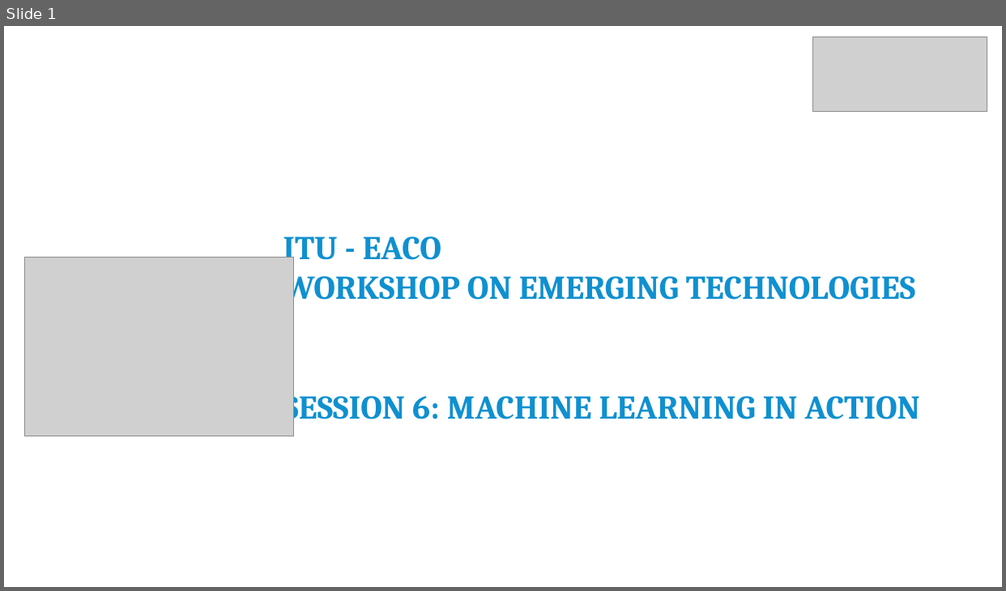
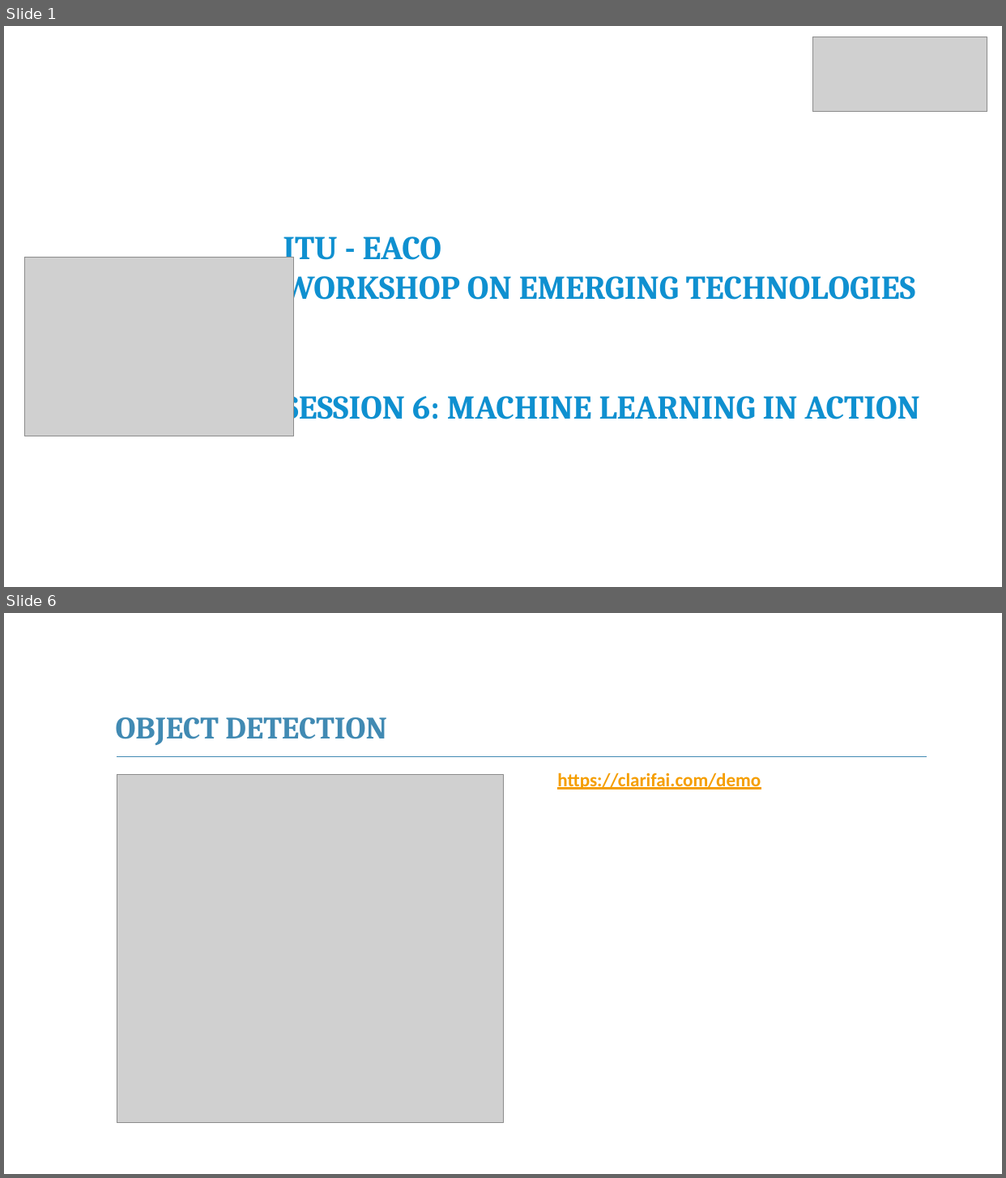
Before and after one commit to franckalbinet/itu-eaco-zanzibar-12-2018, a slide deck: presentations/session-10-machine-learning-in-action.pptx. Shown one above the other, each under a label of ours: slide 1 before the commit, slides 1 and 6 after it; the slides between them are not shown. The pictures are 1006x591 and 1006x1178 pixels, drawn with LibreOffice and Linux fonts; fonts in the diff are those of the drawing; grey boxes stand for pictures; background and template pictures are left out. Boxes give left, top, right and bottom in pixels: in the first picture for what was removed or moved away, otherwise in the second. Text is boxed around its words. In the diff, an @@ line names an element or a change of style, - is before the commit and + after.

```diff
--- a/presentations/session-10-machine-learning-in-action.pptx
+++ b/presentations/session-10-machine-learning-in-action.pptx
@@ slide 6 added at <box>4,613,1002,1174</box>, background #FFFFFF @@
@@ text added at <box>116,717,387,746</box>, 30 pt, text #418AB3, bold @@
+OBJECT DETECTION
@@ line added from (117, 756) to (927, 756), #418AB3 1 pt @@
@@ picture added at <box>117,775,503,1123</box> @@
@@ text added at <box>557,773,761,790</box>, 18 pt, text #F59E00, bold, underline @@
+https://clarifai.com/demo
```
Also in this commit, not shown: 1 slide changed, 7 other slides added, 1 slide removed.
